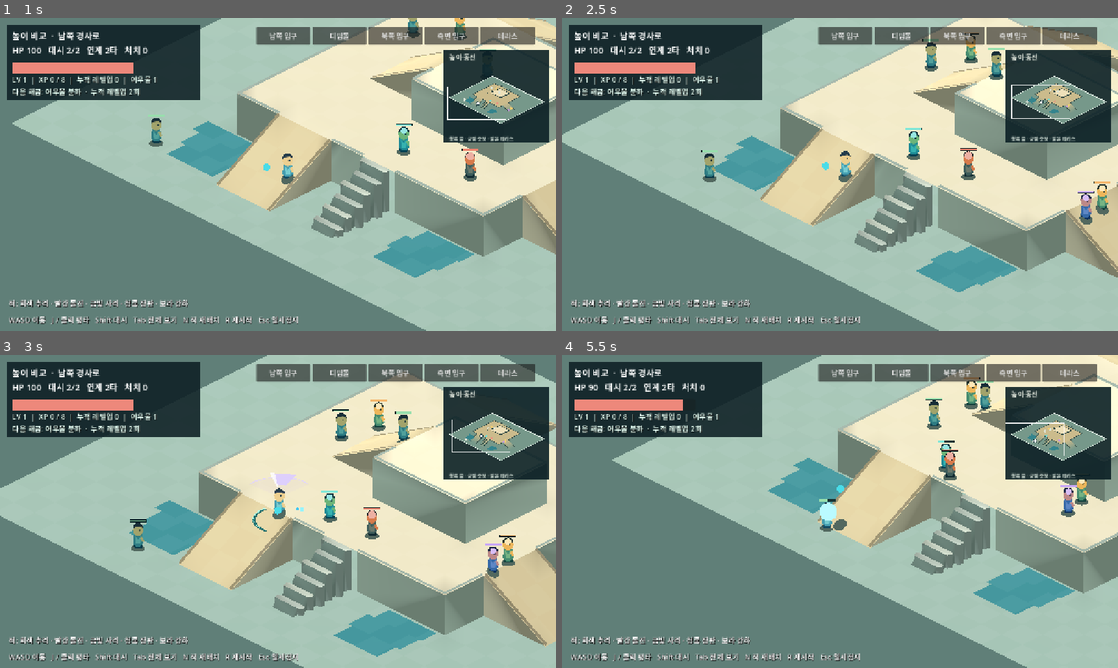
Above: before the commit, frames 1-4 (two rows, left to right).
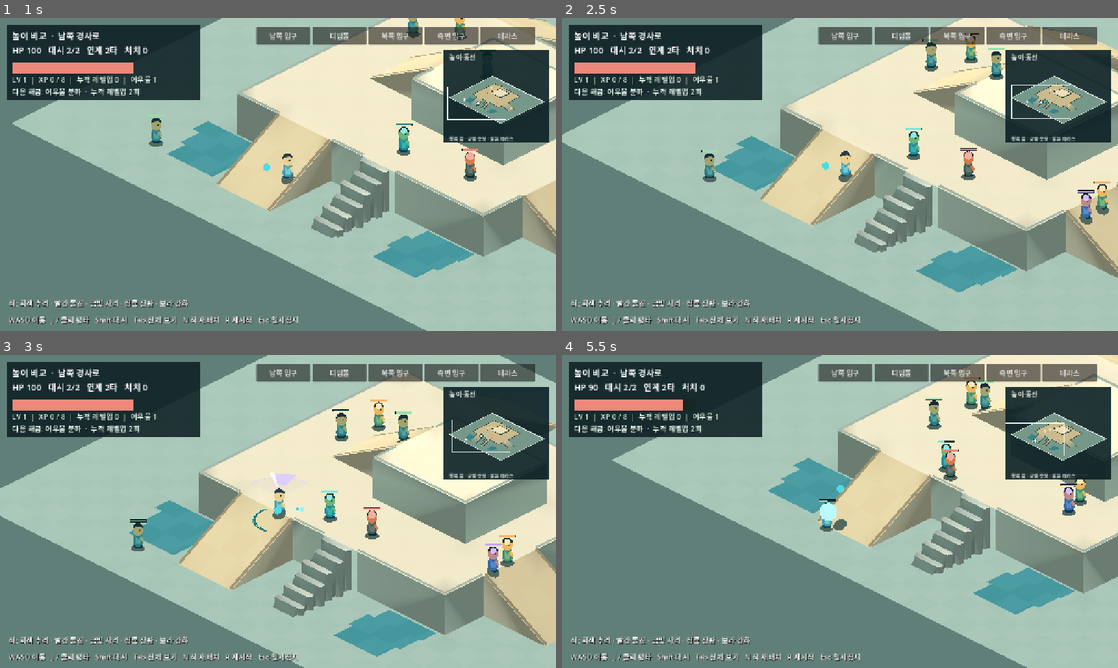
Above: after the commit, the same moments.

Repository: noru358/new-game
Game: Godot game, scene res://game/hybrid_height.tscn
Two runs of this game, one before a commit and one after it. Both use one fixed random seed, a clock stepped at 60 frames per second and the inputs below. This scene is started directly instead of the project's main scene.
Inputs (mouse positions are in pixels of both pictures, inside the frame that each line leads up to):
- Up to frame 1 (1 s): tap Enter at 0.5 s; move the mouse to (400, 158) at 0.52 s; hold D (move_right) from 0.53 s (still down); tap 1 at 0.6 s; click (400, 158) at 0.67 s; tap 2 at 0.8 s
- Up to frame 2 (2.5 s): move the mouse to (728, 190) at 1.27 s; release D (move_right) at 1.28 s; hold S (move_down) 1.28-2.03 s; tap 2 at 1.35 s; click (728, 190) at 1.42 s; tap 3 at 1.55, 2.1 s; move the mouse to (895, 105) at 2.02 s; hold D (move_right) from 2.03 s (still down); click (895, 105) at 2.17 s; tap 1 at 2.3 s
- Up to frame 3 (3 s): move the mouse to (250, 574) at 2.77 s; release D (move_right) at 2.78 s; hold W (move_up) from 2.78 s (still down); tap J (attack) at 2.85 s; click (250, 574) at 2.92 s
- Up to frame 4 (5.5 s): tap 2 at 3.05, 5.3 s; move the mouse to (1006, 558) at 3.52 s; release W (move_up) at 3.53 s; hold Shift (dash) 3.53-4.28 s; hold A (move_left) 3.53-5.03 s; click (1006, 558) at 3.67 s; tap 3 at 3.8 s; move the mouse to (673, 464) at 4.27 s; tap Space (moving_slash) at 4.35 s; click (673, 464) at 4.42 s; tap 1 at 4.55, 5.1 s; move the mouse to (867, 511) at 5.02 s; hold S (move_down) from 5.03 s (still down); click (867, 511) at 5.17 s

Frame 1 is identical in both runs. In frame 2, less than 0.1% of the frame differs, in the area x 90-99%, y 27-66%; in frame 3, less than 0.1%; in frame 4, 0.3%, in the area x 46-95%, y 8-59%.

Commit message:
fix: show permanent card unlocks in level-up modal

Diff:
--- a/game/run_growth.gd
+++ b/game/run_growth.gd
@@ -53,6 +53,7 @@
 var reroll_button: Button
 var rerolls_left := 0
 var unlock_notice := ""
+var unlock_notice_label: Label
 var basic_speed_base := 0.0
 var hud_position := Vector2(20, 104)
 var permanent_combo_progression := false
@@ -94,7 +95,8 @@
 func gain_xp(amount: int) -> void:
 	if amount <= 0 or growth_ended:
 		return
-	unlock_notice = ""
+	# Keep every unlock earned during this choice window, including overflow XP.
+	if not choosing: unlock_notice = ""
 	xp += amount
 	while xp >= next_xp():
 		xp -= next_xp()
@@ -107,7 +109,7 @@
 			var names: Array[String] = []
 			for card_id in newly_unlocked:
 				names.append(CARDS[card_id].name)
-			unlock_notice = "새 카드 해금: " + ", ".join(names)
+			unlock_notice += (", " if not unlock_notice.is_empty() else "영구 카드 해금: ") + ", ".join(names)
 	if permanent_combo_progression: _sync_permanent_moves()
 	_update_hud()
 	if choosing:
@@ -161,6 +163,8 @@
 
 func _refresh_choices() -> void:
 	choice_title.text = "레벨 %d  ·  강화 선택  ·  남은 %dpt" % [level, pending_choices]
+	unlock_notice_label.visible = not unlock_notice.is_empty()
+	unlock_notice_label.text = unlock_notice + "\n강화 후보에 추가됨 · 직접 선택해야 이번 런에 적용" if not unlock_notice.is_empty() else ""
 	for i in range(choice_buttons.size()):
 		var button := choice_buttons[i]
 		if i >= current_choices.size():
@@ -458,7 +462,7 @@
 	add_child(modal_canvas)
 	modal_canvas.add_child(overlay)
 	choice_title = Label.new()
-	choice_title.position = Vector2(140, 130)
+	choice_title.position = Vector2(140, 80)
 	choice_title.add_theme_font_size_override("font_size", 38)
 	choice_title.add_theme_color_override("font_color", Color("f5e8bd"))
 	overlay.add_child(choice_title)
@@ -470,10 +474,19 @@
 	overlay.add_child(last_choice_label)
 	var help := Label.new()
 	help.text = "1 / 2 / 3 키 또는 카드를 클릭  ·  선택하는 동안 전투 정지"
-	help.position = Vector2(140, 190)
+	help.position = Vector2(140, 143)
 	help.add_theme_font_size_override("font_size", 19)
 	help.add_theme_color_override("font_color", Color("c4e9e8"))
 	overlay.add_child(help)
+	unlock_notice_label = Label.new()
+	unlock_notice_label.position = Vector2(140, 176)
+	unlock_notice_label.size = Vector2(1000, 64)
+	unlock_notice_label.autowrap_mode = TextServer.AUTOWRAP_WORD_SMART
+	unlock_notice_label.add_theme_font_size_override("font_size", 18)
+	unlock_notice_label.add_theme_color_override("font_color", Color("8ee4df"))
+	unlock_notice_label.mouse_filter = Control.MOUSE_FILTER_IGNORE
+	unlock_notice_label.hide()
+	overlay.add_child(unlock_notice_label)
 	for i in range(3):
 		var button := Button.new()
 		button.position = Vector2(140 + i * 335, 250)
--- /dev/null
+++ b/tests/verify_unlock_notice.gd
@@ -0,0 +1,173 @@
+extends SceneTree
+
+const PROFILE := "user://verify_unlock_notice_profile"
+const UNLOCKS := "user://verify_unlock_notice_unlocks"
+var failures := 0
+
+
+func _initialize() -> void:
+	call_deferred("_run")
+
+
+func _check(ok: bool, message: String) -> void:
+	if not ok:
+		failures += 1
+		printerr("FAIL: ", message)
+
+
+func _scene():
+	var scene = load("res://game/hybrid_region.tscn").instantiate()
+	scene.profile_save_prefix = PROFILE
+	scene.growth_save_prefix = UNLOCKS
+	root.add_child(scene)
+	await process_frame
+	scene.set_physics_process(false)
+	scene.simulation.process_mode = Node.PROCESS_MODE_DISABLED
+	scene.growth.rng.seed = 286
+	return scene
+
+
+func _key(code: Key) -> void:
+	for pressed in [true, false]:
+		var event := InputEventKey.new()
+		event.keycode = code
+		event.pressed = pressed
+		root.push_input(event, true)
+		await process_frame
+
+
+func _click(button: Button) -> void:
+	var point := button.get_global_rect().get_center()
+	var motion := InputEventMouseMotion.new()
+	motion.position = point
+	root.push_input(motion, true)
+	for pressed in [true, false]:
+		var event := InputEventMouseButton.new()
+		event.position = point
+		event.button_index = MOUSE_BUTTON_LEFT
+		event.pressed = pressed
+		root.push_input(event, true)
+		await process_frame
+
+
+func _cleanup() -> void:
+	for prefix in [PROFILE, UNLOCKS]:
+		for suffix in ["_a.json", "_b.json"]:
+			var path := ProjectSettings.globalize_path(prefix + suffix)
+			if FileAccess.file_exists(path): DirAccess.remove_absolute(path)
+
+
+func _run() -> void:
+	_cleanup()
+	var scene = await _scene()
+	var growth: RunGrowth = scene.growth
+	scene.player.health = 10.0
+	growth.gain_xp(8)
+	_check(growth.choosing and not growth.unlock_notice_label.visible, "first level has no premature permanent-card notice")
+	await _key(KEY_1)
+	_check(growth.points_spent == 1 and not growth.choosing and not paused, "1 key still selects and resumes")
+	growth.gain_xp(10)
+	_check(growth.unlock_notice_label.visible and growth.unlock_notice_label.text.contains("여우불 분화"), "lifetime milestone 2 announces the newly unlocked card")
+	_check(growth.unlock_notice_label.text.contains("영구 카드 해금") and growth.unlock_notice_label.text.contains("직접 선택해야 이번 런에 적용"), "notice distinguishes permanent availability from this run's applied cards")
+	_check(not growth.card_ranks.has("S_WISP_COUNT") and growth.wisps.size() == 1, "unlock announcement does not equip the card")
+	var health: float = scene.player.health
+	var points := growth.points_earned
+	var notice := growth.unlock_notice_label.text
+	await _click(growth.reroll_button)
+	_check(growth.rerolls_left == 0 and growth.unlock_notice_label.text == notice, "mouse reroll preserves the announcement without duplicating it")
+	_check(scene.player.health == health and growth.points_earned == points, "reroll changes neither healing nor earned points")
+	await _key(KEY_2)
+	_check(growth.points_spent == 2 and not growth.choosing and not paused, "2 key still selects and resumes")
+	growth.gain_xp(growth.next_xp())
+	_check(not growth.unlock_notice_label.visible and growth.unlock_notice_label.text.is_empty(), "next non-milestone choice clears the previous notice")
+	await _key(KEY_3)
+	_check(growth.points_spent == 3 and not growth.choosing and not paused, "3 key still selects and resumes")
+	growth.gain_xp(growth.next_xp())
+	_check(growth.unlock_notice_label.text.contains("회전 불꽃") and not growth.unlock_notice_label.text.contains("여우불 분화"), "milestone 4 announces only its new card")
+	await _click(growth.choice_buttons[0])
+	_check(growth.points_spent == 4 and not growth.choosing and not paused, "card mouse click still selects and resumes")
+	growth.gain_xp(growth.next_xp())
+	_check(not growth.unlock_notice_label.visible, "milestone 5 does not repeat an old unlock")
+	growth.choose_index(0)
+	growth.gain_xp(growth.next_xp())
+	_check(growth.unlock_notice_label.text.contains("연쇄 불꽃") and not growth.unlock_notice_label.text.contains("회전 불꽃"), "milestone 6 announces only chain")
+	growth.choose_index(0)
+	scene.queue_free()
+	await process_frame
+	# The persisted lifetime milestones must not reappear in a later run.
+	scene = await _scene()
+	growth = scene.growth
+	growth.gain_xp(8)
+	_check(growth.unlocks.lifetime_levelups == 7 and not growth.unlock_notice_label.visible, "reloaded profile does not announce already unlocked cards")
+	growth.choose_index(0)
+	scene.queue_free()
+	await process_frame
+	_cleanup()
+	scene = await _scene()
+	growth = scene.growth
+	scene.player.health = 10.0
+	growth.gain_xp(78)
+	_check(growth.level == 7 and growth.points_earned == 6 and growth.pending_choices == 6 and growth.choice_windows_opened == 1, "overflow retains six rewards in one immediate choice window")
+	for name in ["여우불 분화", "회전 불꽃", "연쇄 불꽃"]:
+		_check(growth.unlock_notice_label.text.count(name) == 1, "overflow lists every new permanent card once: " + name)
+	_check(is_equal_approx(scene.player.health, 100.0), "overflow still applies clipped healing immediately")
+	notice = growth.unlock_notice_label.text
+	growth.gain_xp(2)
+	_check(growth.unlock_notice_label.text == notice, "another XP award in the same window preserves all notices")
+	await _capture_if_requested(growth)
+	while growth.choosing:
+		growth.choose_index(0)
+		if growth.choosing:
+			_check(growth.unlock_notice_label.text == notice and growth.rerolls_left == 1, "sequential choices preserve the notice and reset the existing reroll allowance")
+	_check(growth.points_spent == 6 and growth.unlocks.lifetime_levelups == 6 and is_equal_approx(scene.player.health, 100.0), "sequential choices do not duplicate growth or healing")
+	paused = true
+	growth.gain_xp(growth.next_xp())
+	_check(not growth.unlock_notice_label.visible, "later choice does not repeat overflow notices")
+	await _key(KEY_1)
+	_check(paused and not growth.choosing, "choice completion preserves an existing pause")
+	paused = false
+	growth.gain_xp(growth.next_xp())
+	root.focus_exited.emit()
+	await _key(KEY_1)
+	_check(paused and scene.paused, "focus loss still requires manual resume")
+	scene._set_paused(false)
+	scene.queue_free()
+	await process_frame
+	_cleanup()
+	scene = await _scene()
+	growth = scene.growth
+	for amount in [18, 26, 34]: growth.gain_xp(amount)
+	for name in ["여우불 분화", "회전 불꽃", "연쇄 불꽃"]:
+		_check(growth.unlock_notice_label.text.count(name) == 1, "separate XP awards accumulate milestones within the open window: " + name)
+	_check(growth.choice_windows_opened == 1 and growth.pending_choices == 6, "separate overflow awards do not reopen the modal")
+	while growth.choosing: growth.choose_index(0)
+	scene.queue_free()
+	await process_frame
+	_cleanup()
+	print("Unlock notice verification: ", failures, " failures")
+	quit(1 if failures else 0)
+
+
+func _capture_if_requested(growth: RunGrowth) -> void:
+	var destination := ""
+	for argument in OS.get_cmdline_user_args():
+		if argument.begins_with("--capture-dir="): destination = argument.trim_prefix("--capture-dir=")
+	if destination.is_empty(): return
+	_check(DisplayServer.get_name() != "headless", "screenshots require a real renderer")
+	if DisplayServer.get_name() == "headless": return
+	# Long descriptions and all three notices exercise the largest content case.
+	growth.current_choices.assign(["S_WISP_FOLLOWUP", "S_WISP_SWEEP", "S_WISP_REPLY"])
+	for id in growth.current_choices: growth.card_ranks[id] = 1
+	growth._refresh_choices()
+	for resolution in [Vector2i(960, 540), Vector2i(1280, 720)]:
+		root.size = resolution
+		root.content_scale_size = Vector2i(1280, 720)
+		for frame in 4: await process_frame
+		await RenderingServer.frame_post_draw
+		var label := growth.unlock_notice_label
+		_check(label.get_line_count() == 2 and label.get_global_rect().end.y < growth.choice_buttons[0].global_position.y, "notice stays within two lines above cards at " + str(resolution))
+		for button in growth.choice_buttons:
+			_check(button.get_minimum_size().y <= button.size.y and button.get_global_rect().end.y < growth.reroll_button.global_position.y, "long card stays clear of reroll at " + str(resolution))
+		var path := destination.path_join("unlock-notice-%dx%d.png" % [resolution.x, resolution.y])
+		var screenshot := root.get_texture().get_image()
+		_check(screenshot.get_size() == resolution and screenshot.save_png(path) == OK, "rendered screenshot saved at requested resolution: " + path)
Not shown, added: tests/verify_unlock_notice.gd.uid
